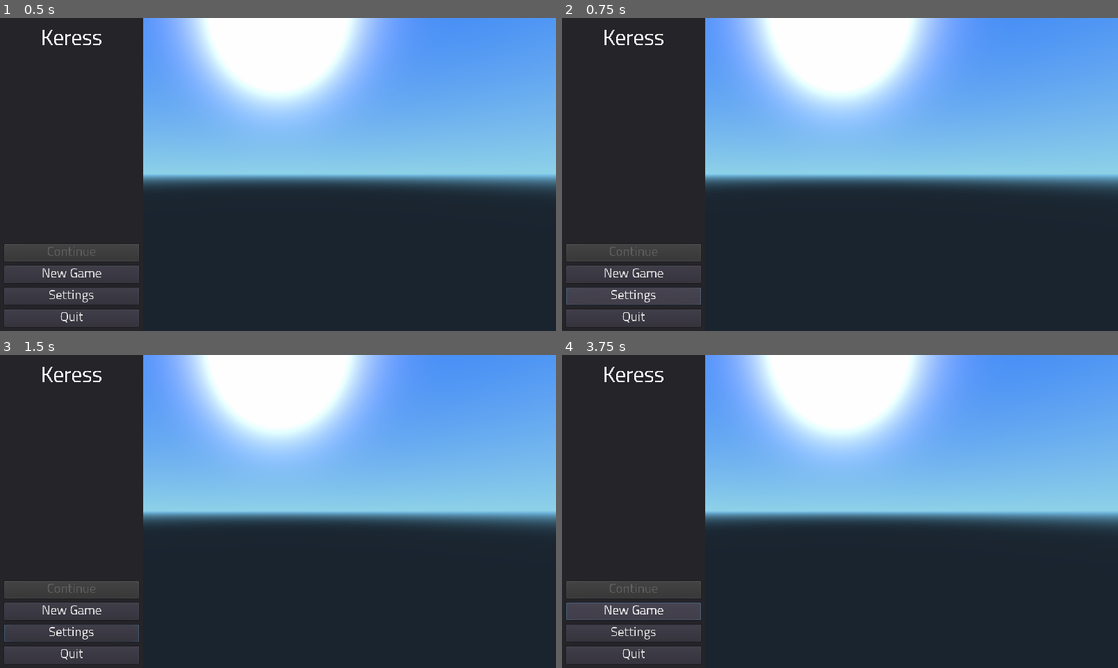
Above: before the commit, frames 1-4 (two rows, left to right).
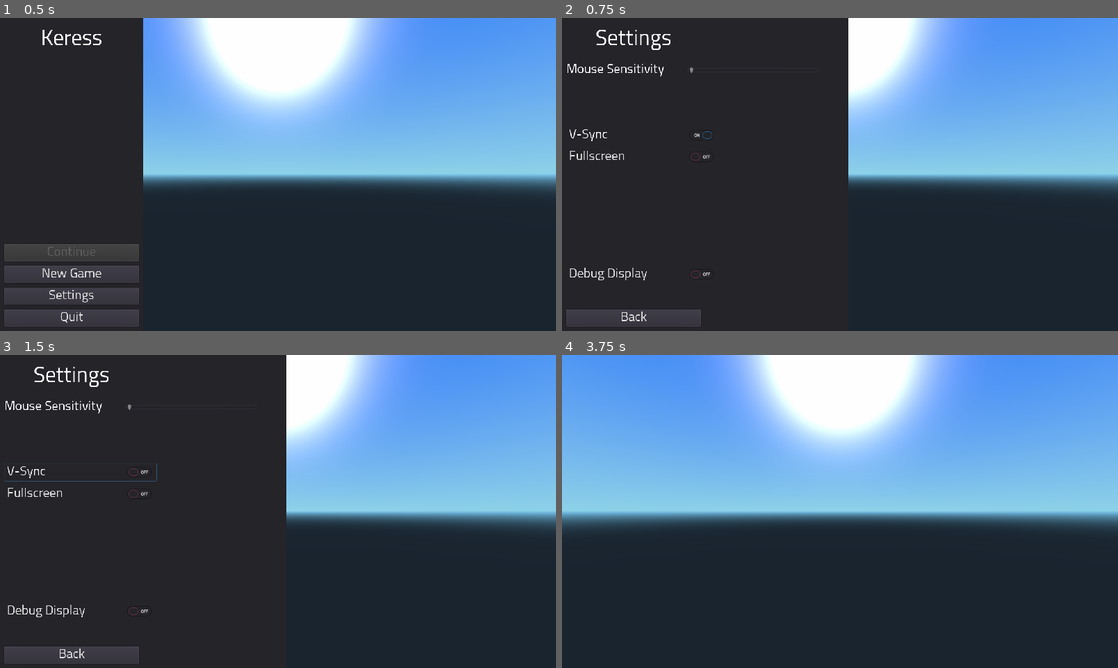
Above: after the commit, the same moments.

Repository: duckinator/keress
Game: Godot game, scene res://menus/Main_Menu.tscn
Two runs of this game, one before a commit and one after it. Both use one fixed random seed, a clock stepped at 60 frames per second and the inputs below. The project has no main scene, so this scene is started directly.
Inputs (mouse positions are in pixels of both pictures, inside the frame that each line leads up to):
- Up to frame 1 (0.5 s): no input
- Up to frame 2 (0.75 s): click "Settings" at 0.5 s
- Up to frame 3 (1.5 s): click (77, 473) at 1.25 s, where only the run after the commit has a clickable "V-Sync"
- Up to frame 4 (3.75 s): click (639, 611) at 2 s, where only the run after the commit has a clickable "Debug Display"; click (634, 655) at 2.75 s, where only the run after the commit has a clickable "Back"; click "New Game" at 3.5 s

Frame 1 is identical in both runs. In frame 2, 18% of the frame differs, in the area x 0-52%, y 0-98%; in frame 3, 17%; in frame 4, 20%, in the area x 0-26%, y 0-99%.

Commit message:
More work on main menu; add settings and globals singletons.

Diff:
--- /dev/null
+++ b/src/Globals.gd
@@ -0,0 +1,15 @@
+extends Node
+
+# class member variables go here, for example:
+# var a = 2
+# var b = "textvar"
+
+func _ready():
+	# Called when the node is added to the scene for the first time.
+	# Initialization here
+	pass
+
+#func _process(delta):
+#	# Called every frame. Delta is time since last frame.
+#	# Update game logic here.
+#	pass
--- /dev/null
+++ b/src/Settings.gd
@@ -0,0 +1,33 @@
+extends Node
+
+const SETTINGS_FILE = "user://settings.json"
+
+#func _ready():
+#	pass
+
+func store(key, val):
+	var settings = _read_from_disk()
+	settings[key] = val
+	_write_to_disk(settings)
+	return val
+
+func fetch(key, default=null):
+	var settings = _read_from_disk()
+	if not key in settings:
+		return default
+	return settings[key]
+
+func _read_from_disk():
+	var file = File.new()
+	if not file.file_exists(SETTINGS_FILE):
+		return {}
+	file.open(SETTINGS_FILE, File.READ)
+	var settings = parse_json(file.get_as_text())
+	return settings
+
+func _write_to_disk(settings):
+	var file = File.new()
+	file.open(SETTINGS_FILE, File.WRITE)
+	print("Saved: " + file.get_path())
+	file.store_string(to_json(settings))
+	file.close()
--- /dev/null
+++ b/src/menus/Main_Menu.gd
@@ -0,0 +1,61 @@
+extends Control
+
+var start_menu
+var options_menu
+
+var panels = null
+
+func _ready():
+	$Panels/Start.visible = true
+	$Panels/Settings.visible = false
+
+	$Panels/Start/Button_Continue.connect("pressed", self, "game_continue")
+	$Panels/Start/Button_New_Game.connect("pressed", self, "game_new")
+	$Panels/Start/Button_Settings.connect("pressed", self, "panel_select", ["Settings"])
+	$Panels/Start/Button_Quit.connect("pressed", self, "quit")
+
+	$Panels/Settings/Button_Back.connect("pressed", self, "panel_select", ["Start"])
+	$Panels/Settings/CheckButton_VSync.connect("pressed", self, "toggle_vsync")
+	$Panels/Settings/CheckButton_Fullscreen.connect("pressed", self, "toggle_fullscreen")
+	$Panels/Settings/CheckButton_Debug.connect("pressed", self, "toggle_debug")
+
+	$Panels/Settings/CheckButton_VSync.pressed = Settings.fetch("vsync", true)
+	$Panels/Settings/CheckButton_Fullscreen.pressed = Settings.fetch("fullscreen", false)
+	$Panels/Settings/CheckButton_Debug.pressed = Settings.fetch("debug", false)
+
+	#$Panels/Settings/HSlider_Joypad_Sensitivity = Globals.joypad_sensitivity
+	#$Panels/Settings/HSlider_Mouse_Sensitivity = Globals.mouse_sensitivity
+
+	Input.set_mouse_mode(Input.MOUSE_MODE_VISIBLE)
+
+
+#func _process(delta):
+#	# Called every frame. Delta is time since last frame.
+#	# Update game logic here.
+#	pass
+
+func game_continue():
+	panel_select("none")
+	print("game continue")
+
+func game_new():
+	panel_select("none")
+	print("game new")
+
+# REQUIREMENT: There should be no panel named "none".
+func panel_select(selected):
+	for panel in $Panels.get_children():
+		panel.visible = (panel.name == selected)
+
+# TODO: Add quit prompt.
+func quit():
+	get_tree().quit()
+
+func toggle_vsync():
+	Settings.store("vsync", $Panels/Settings/CheckButton_VSync.pressed)
+
+func toggle_fullscreen():
+	Settings.store("fullscreen", $Panels/Settings/CheckButton_VSync.pressed)
+
+func toggle_debug():
+	Settings.store("debug", $Panels/Settings/CheckButton_VSync.pressed)
--- a/src/menus/Main_Menu.tscn
+++ b/src/menus/Main_Menu.tscn
@@ -1,13 +1,14 @@
-[gd_scene load_steps=7 format=2]
-
-[ext_resource path="res://fonts/Titillium-Regular.otf" type="DynamicFontData" id=1]
+[gd_scene load_steps=14 format=2]
+
+[ext_resource path="res://menus/Main_Menu.gd" type="Script" id=1]
+[ext_resource path="res://fonts/Titillium-Regular.otf" type="DynamicFontData" id=2]
 
 [sub_resource type="DynamicFont" id=1]
 
 size = 50
 use_mipmaps = false
 use_filter = false
-font_data = ExtResource( 1 )
+font_data = ExtResource( 2 )
 _sections_unfolded = [ "Font", "Settings" ]
 
 [sub_resource type="DynamicFont" id=2]
@@ -39,7 +40,55 @@
 size = 30
 use_mipmaps = false
 use_filter = false
-font_data = ExtResource( 1 )
+font_data = ExtResource( 2 )
+_sections_unfolded = [ "Font", "Settings" ]
+
+[sub_resource type="DynamicFont" id=6]
+
+size = 50
+use_mipmaps = false
+use_filter = false
+font_data = ExtResource( 2 )
+_sections_unfolded = [ "Font", "Settings" ]
+
+[sub_resource type="DynamicFont" id=7]
+
+size = 30
+use_mipmaps = false
+use_filter = false
+font_data = ExtResource( 2 )
+_sections_unfolded = [ "Font" ]
+
+[sub_resource type="DynamicFont" id=10]
+
+size = 30
+use_mipmaps = false
+use_filter = false
+font_data = ExtResource( 2 )
+_sections_unfolded = [ "Font", "Settings" ]
+
+[sub_resource type="DynamicFont" id=9]
+
+size = 30
+use_mipmaps = false
+use_filter = false
+font_data = ExtResource( 2 )
+_sections_unfolded = [ "Font", "Settings" ]
+
+[sub_resource type="DynamicFont" id=8]
+
+size = 30
+use_mipmaps = false
+use_filter = false
+font_data = ExtResource( 2 )
+_sections_unfolded = [ "Font", "Settings" ]
+
+[sub_resource type="DynamicFont" id=11]
+
+size = 30
+use_mipmaps = false
+use_filter = false
+font_data = ExtResource( 2 )
 _sections_unfolded = [ "Font", "Settings" ]
 
 [node name="Main_Menu" type="Control" index="0"]
@@ -56,6 +105,7 @@
 mouse_default_cursor_shape = 0
 size_flags_horizontal = 1
 size_flags_vertical = 1
+script = ExtResource( 1 )
 _sections_unfolded = [ "Rect", "Size Flags" ]
 
 [node name="Background_Animation" type="Spatial" parent="." index="0"]
@@ -88,7 +138,9 @@
 playback_speed = 1.0
 blend_times = [  ]
 
-[node name="Start_Panel" type="Panel" parent="." index="1"]
+[node name="Panels" type="Node" parent="." index="1"]
+
+[node name="Start" type="Panel" parent="Panels" index="0"]
 
 anchor_left = 0.0
 anchor_top = 0.0
@@ -104,7 +156,7 @@
 size_flags_vertical = 1
 _sections_unfolded = [ "Rect" ]
 
-[node name="Title_Label" type="Label" parent="Start_Panel" index="0"]
+[node name="Title_Label" type="Label" parent="Panels/Start" index="0"]
 
 anchor_left = 0.0
 anchor_top = 0.0
@@ -125,9 +177,9 @@
 percent_visible = 1.0
 lines_skipped = 0
 max_lines_visible = -1
-_sections_unfolded = [ "custom_fonts" ]
-
-[node name="Button_Continue" type="Button" parent="Start_Panel" index="1"]
+_sections_unfolded = [ "Rect", "custom_fonts" ]
+
+[node name="Button_Continue" type="Button" parent="Panels/Start" index="1"]
 
 anchor_left = 0.0
 anchor_top = 0.0
@@ -155,7 +207,7 @@
 align = 1
 _sections_unfolded = [ "Anchor", "Rect", "custom_fonts" ]
 
-[node name="Button_New_Game" type="Button" parent="Start_Panel" index="2"]
+[node name="Button_New_Game" type="Button" parent="Panels/Start" index="2"]
 
 anchor_left = 0.0
 anchor_top = 0.0
@@ -182,7 +234,7 @@
 align = 1
 _sections_unfolded = [ "custom_fonts" ]
 
-[node name="Button_Settings" type="Button" parent="Start_Panel" index="3"]
+[node name="Button_Settings" type="Button" parent="Panels/Start" index="3"]
 
 anchor_left = 0.0
 anchor_top = 0.0
@@ -209,7 +261,7 @@
 align = 1
 _sections_unfolded = [ "custom_fonts" ]
 
-[node name="Button_Quit" type="Button" parent="Start_Panel" index="4"]
+[node name="Button_Quit" type="Button" parent="Panels/Start" index="4"]
 
 anchor_left = 0.0
 anchor_top = 0.0
@@ -236,19 +288,251 @@
 align = 1
 _sections_unfolded = [ "custom_fonts" ]
 
-[node name="Level_Select_Panel" type="Panel" parent="." index="2"]
+[node name="Settings" type="Panel" parent="Panels" index="1"]
 
 visible = false
 anchor_left = 0.0
 anchor_top = 0.0
 anchor_right = 0.0
 anchor_bottom = 0.0
-margin_top = -3.0
+margin_right = 660.0
+margin_bottom = 720.0
+rect_pivot_offset = Vector2( 0, 0 )
+rect_clip_content = false
+mouse_filter = 0
+mouse_default_cursor_shape = 0
+size_flags_horizontal = 1
+size_flags_vertical = 1
+_sections_unfolded = [ "Rect" ]
+
+[node name="Label_Title" type="Label" parent="Panels/Settings" index="0"]
+
+anchor_left = 0.0
+anchor_top = 0.0
+anchor_right = 0.0
+anchor_bottom = 0.0
+margin_right = 330.0
+margin_bottom = 100.0
+rect_pivot_offset = Vector2( 0, 0 )
+rect_clip_content = false
+mouse_filter = 2
+mouse_default_cursor_shape = 0
+size_flags_horizontal = 1
+size_flags_vertical = 4
+custom_fonts/font = SubResource( 6 )
+text = "Settings"
+align = 1
+valign = 1
+percent_visible = 1.0
+lines_skipped = 0
+max_lines_visible = -1
+_sections_unfolded = [ "Rect", "custom_fonts" ]
+
+[node name="Label_Mouse_Sensitivity" type="Label" parent="Panels/Settings" index="1"]
+
+anchor_left = 0.0
+anchor_top = 0.0
+anchor_right = 0.0
+anchor_bottom = 0.0
+margin_left = 10.0
+margin_top = 100.0
+margin_right = 280.0
+margin_bottom = 140.0
+rect_pivot_offset = Vector2( 0, 0 )
+rect_clip_content = false
+mouse_filter = 2
+mouse_default_cursor_shape = 0
+size_flags_horizontal = 1
+size_flags_vertical = 4
+custom_fonts/font = SubResource( 7 )
+text = "Mouse Sensitivity"
+valign = 1
+percent_visible = 1.0
+lines_skipped = 0
+max_lines_visible = -1
+_sections_unfolded = [ "Rect", "custom_fonts" ]
+
+[node name="HSlider_Mouse_Sensitivity" type="HSlider" parent="Panels/Settings" index="2"]
+
+anchor_left = 0.0
+anchor_top = 0.0
+anchor_right = 0.0
+anchor_bottom = 0.0
+margin_left = 290.0
+margin_top = 100.0
+margin_right = 590.0
+margin_bottom = 140.0
+rect_pivot_offset = Vector2( 0, 0 )
+rect_clip_content = false
+focus_mode = 2
+mouse_filter = 0
+mouse_default_cursor_shape = 0
+size_flags_horizontal = 1
+size_flags_vertical = 0
+min_value = 0.0
+max_value = 100.0
+step = 1.0
+page = 0.0
+value = 0.0
+exp_edit = false
+rounded = false
+editable = true
+tick_count = 0
+ticks_on_borders = true
+focus_mode = 2
+_sections_unfolded = [ "Rect" ]
+
+[node name="Label_Joypad_Sensitivity" type="Label" parent="Panels/Settings" index="3"]
+
+visible = false
+anchor_left = 0.0
+anchor_top = 0.0
+anchor_right = 0.0
+anchor_bottom = 0.0
 margin_right = 40.0
-margin_bottom = 37.0
-rect_pivot_offset = Vector2( 0, 0 )
-rect_clip_content = false
-mouse_filter = 0
-mouse_default_cursor_shape = 0
-size_flags_horizontal = 1
-size_flags_vertical = 1
+margin_bottom = 14.0
+rect_pivot_offset = Vector2( 0, 0 )
+rect_clip_content = false
+mouse_filter = 2
+mouse_default_cursor_shape = 0
+size_flags_horizontal = 1
+size_flags_vertical = 4
+percent_visible = 1.0
+lines_skipped = 0
+max_lines_visible = -1
+
+[node name="HSlider_Joypad_Sensitivity" type="HSlider" parent="Panels/Settings" index="4"]
+
+visible = false
+anchor_left = 0.0
+anchor_top = 0.0
+anchor_right = 0.0
+anchor_bottom = 0.0
+margin_right = 16.0
+margin_bottom = 16.0
+rect_pivot_offset = Vector2( 0, 0 )
+rect_clip_content = false
+focus_mode = 2
+mouse_filter = 0
+mouse_default_cursor_shape = 0
+size_flags_horizontal = 1
+size_flags_vertical = 0
+min_value = 0.0
+max_value = 100.0
+step = 1.0
+page = 0.0
+value = 0.0
+exp_edit = false
+rounded = false
+editable = true
+tick_count = 0
+ticks_on_borders = true
+focus_mode = 2
+
+[node name="CheckButton_VSync" type="CheckButton" parent="Panels/Settings" index="5"]
+
+anchor_left = 0.0
+anchor_top = 0.0
+anchor_right = 0.0
+anchor_bottom = 0.0
+margin_left = 10.0
+margin_top = 250.0
+margin_right = 360.0
+margin_bottom = 290.0
+rect_pivot_offset = Vector2( 0, 0 )
+rect_clip_content = false
+focus_mode = 2
+mouse_filter = 0
+mouse_default_cursor_shape = 0
+size_flags_horizontal = 1
+size_flags_vertical = 1
+custom_fonts/font = SubResource( 10 )
+toggle_mode = true
+enabled_focus_mode = 2
+shortcut = null
+group = null
+text = "V-Sync"
+flat = false
+align = 0
+_sections_unfolded = [ "Rect", "custom_fonts" ]
+
+[node name="CheckButton_Fullscreen" type="CheckButton" parent="Panels/Settings" index="6"]
+
+anchor_left = 0.0
+anchor_top = 0.0
+anchor_right = 0.0
+anchor_bottom = 0.0
+margin_left = 10.0
+margin_top = 300.0
+margin_right = 360.0
+margin_bottom = 340.0
+rect_pivot_offset = Vector2( 0, 0 )
+rect_clip_content = false
+focus_mode = 2
+mouse_filter = 0
+mouse_default_cursor_shape = 0
+size_flags_horizontal = 1
+size_flags_vertical = 1
+custom_fonts/font = SubResource( 9 )
+toggle_mode = true
+enabled_focus_mode = 2
+shortcut = null
+group = null
+text = "Fullscreen"
+flat = false
+align = 0
+_sections_unfolded = [ "Rect", "custom_fonts" ]
+
+[node name="CheckButton_Debug" type="CheckButton" parent="Panels/Settings" index="7"]
+
+anchor_left = 0.0
+anchor_top = 0.0
+anchor_right = 0.0
+anchor_bottom = 0.0
+margin_left = 10.0
+margin_top = 570.0
+margin_right = 360.0
+margin_bottom = 610.0
+rect_pivot_offset = Vector2( 0, 0 )
+rect_clip_content = false
+focus_mode = 2
+mouse_filter = 0
+mouse_default_cursor_shape = 0
+size_flags_horizontal = 1
+size_flags_vertical = 1
+custom_fonts/font = SubResource( 8 )
+toggle_mode = true
+enabled_focus_mode = 2
+shortcut = null
+group = null
+text = "Debug Display"
+flat = false
+align = 0
+_sections_unfolded = [ "Rect", "custom_fonts" ]
+
+[node name="Button_Back" type="Button" parent="Panels/Settings" index="8"]
+
+anchor_left = 0.0
+anchor_top = 0.0
+anchor_right = 0.0
+anchor_bottom = 0.0
+margin_left = 10.0
+margin_top = 670.0
+margin_right = 320.0
+margin_bottom = 710.0
+rect_pivot_offset = Vector2( 0, 0 )
+rect_clip_content = false
+focus_mode = 2
+mouse_filter = 0
+mouse_default_cursor_shape = 0
+size_flags_horizontal = 1
+size_flags_vertical = 1
+custom_fonts/font = SubResource( 11 )
+toggle_mode = false
+enabled_focus_mode = 2
+shortcut = null
+group = null
+text = "Back"
+flat = false
+align = 1
+_sections_unfolded = [ "Rect", "custom_fonts" ]
--- a/src/project.godot
+++ b/src/project.godot
@@ -13,6 +13,11 @@
 config/name="Keress"
 config/icon="res://icon.png"
 
+[autoload]
+
+Settings="*res://Settings.gd"
+Globals="*res://Globals.gd"
+
 [display]
 
 window/size/width=1280
Not shown: 3 places in src/menus/Main_Menu.tscn that only renumber resources
